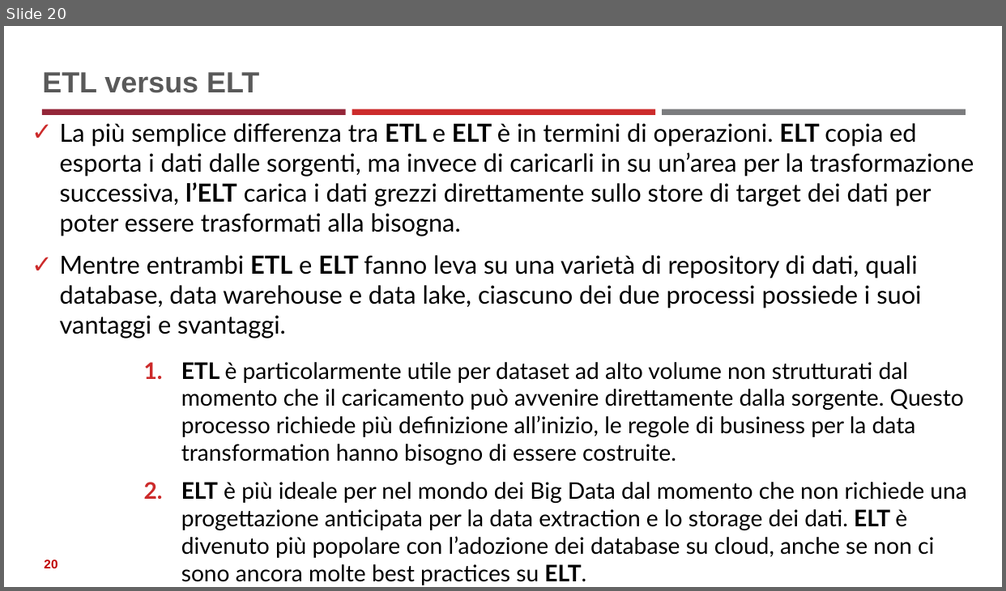
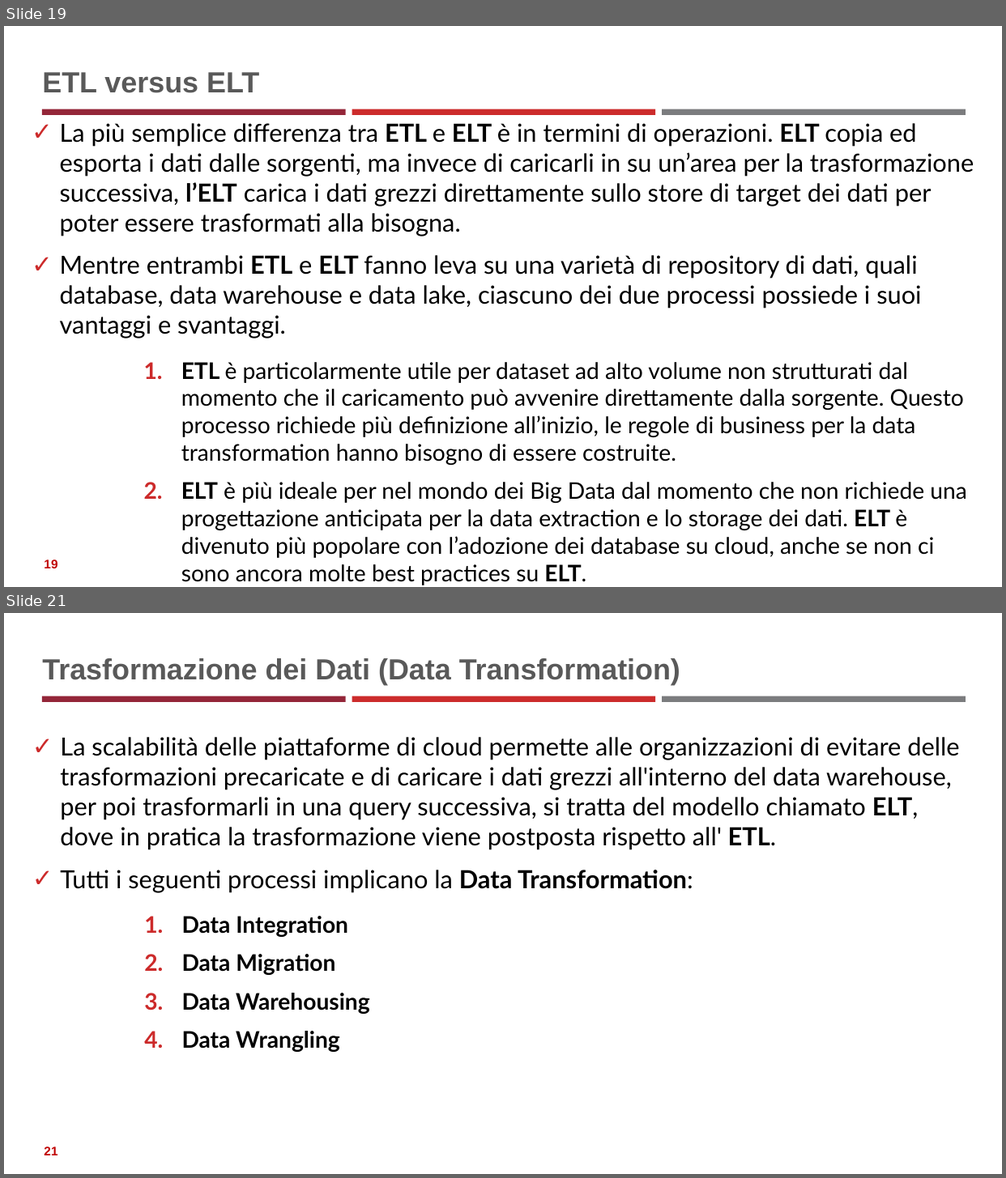
Before and after one commit to neural1977/data_science_interview_material, a slide deck: Data_Science_ita.pptx. Shown one above the other, each under a label of ours: slide 20 before the commit, slides 19 and 21 after it; the slides between them are not shown. The pictures are 1006x591 and 1006x1178 pixels, drawn with LibreOffice and Linux fonts; fonts in the diff are those of the drawing. Boxes give left, top, right and bottom in pixels: in the first picture for what was removed or moved away, otherwise in the second. Text is boxed around its words. In the diff, an @@ line names an element or a change of style, - is before the commit and + after.

```diff
--- a/Data_Science_ita.pptx
+++ b/Data_Science_ita.pptx
@@ slide 21 added at bbox=[4, 613, 1002, 1174], background #FFFFFF; not listed: 3 template elements that a slide beside it also shows @@
@@ title added at bbox=[42, 658, 680, 685], 28 pt, text #595959, bold @@
+Trasformazione dei Dati (Data Transformation)
@@ text added at bbox=[60, 737, 959, 1052], 24 pt, text #000000 @@
+✓ La scalabilità delle piattaforme di cloud permette alle organizzazioni di evitare delle trasformazioni precaricate e di caricare i dati grezzi all'interno del data warehouse, per poi trasformarli in una query successiva, si tratta del modello chiamato ELT, dove in pratica la trasformazione viene postposta rispetto all' ETL.
+✓ Tutti i seguenti processi implicano la Data Transformation:
+      1. Data Integration
+      2. Data Migration
+      3. Data Warehousing
+      4. Data Wrangling
@@ page number added at bbox=[44, 1147, 57, 1156], 12 pt, text #C00000, bold @@
+21
@@ what was slide 20 is now slide 19 @@
@@ page number at bbox=[44, 560, 57, 569]: text changed @@
-20
+19
```
Also in this commit, not shown: 4 slides changed, 15 other slides added, 1 slide removed, 3 other files.
